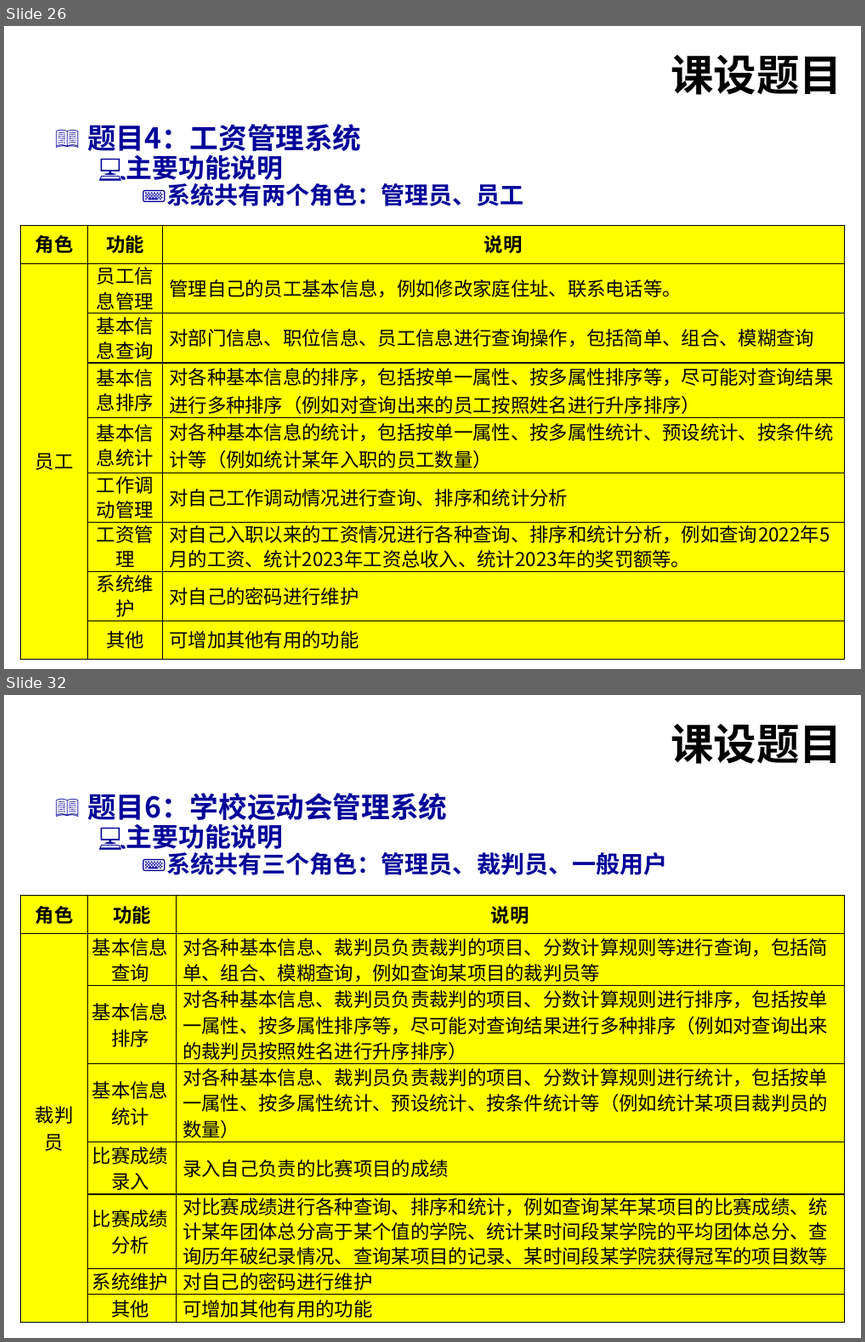
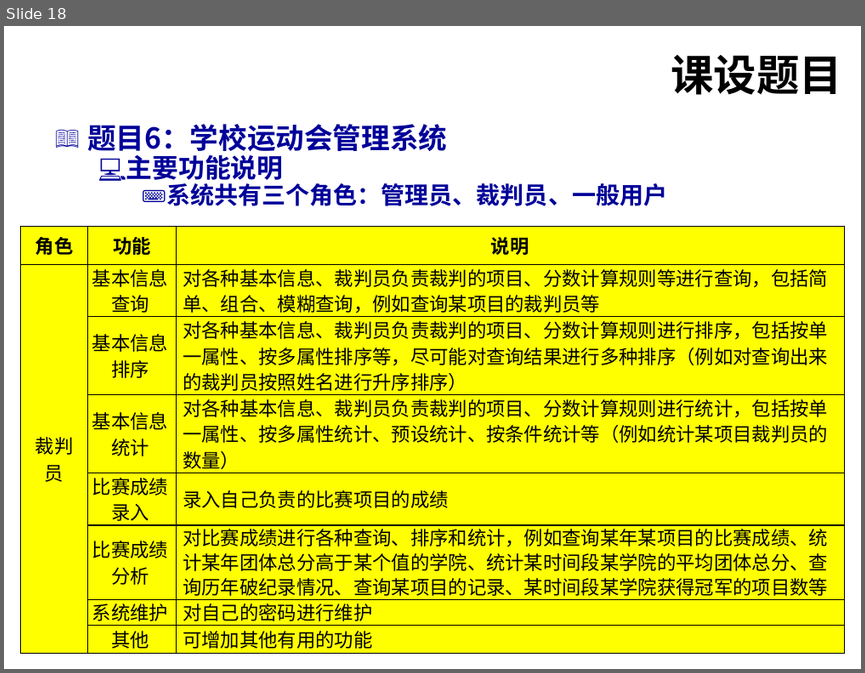
Before and after one commit to qiling-art/-, a slide deck: 《程序设计基础（C语言）课程设计》动员-2024.pptx. Shown one above the other, each under a label of ours: slides 26 and 32 before the commit, slide 18 after it; the slides between them are not shown. The pictures are 865x1342 and 865x673 pixels, drawn with LibreOffice and Linux fonts; fonts in the diff are those of the drawing; background and template pictures are left out. Boxes give left, top, right and bottom in pixels: in the first picture for what was removed or moved away, otherwise in the second. Text is boxed around its words. In the diff, an @@ line names an element or a change of style, - is before the commit and + after.

```diff
--- a/《程序设计基础（C语言）课程设计》动员-2024.pptx
+++ b/《程序设计基础（C语言）课程设计》动员-2024.pptx
@@ slide 26 removed at bbox=[4, 26, 861, 669], background picture (left out); not listed: 1 template element that a slide beside it also shows @@
@@ title removed at bbox=[670, 55, 842, 95] @@
-课设题目
@@ text removed at bbox=[87, 124, 524, 206] @@
-📖 题目4：工资管理系统
-  💻 主要功能说明
-    ⌨ 系统共有两个角色：管理员、员工
@@ table removed at bbox=[21, 225, 844, 652], 9 rows, 3 columns @@
-角色 | 功能 | 说明
-员工 | 员工信息管理 | 管理自己的员工基本信息，例如修改家庭住址、联系电话等。
- | 基本信息查询 | 对部门信息、职位信息、员工信息进行查询操作，包括简单、组合、模糊查询
- | 基本信息排序 | 对各种基本信息的排序，包括按单一属性、按多属性排序等，尽可能对查询结果进行多种排序（例如对查询出来的员工按照姓名进行升序排序）
- | 基本信息统计 | 对各种基本信息的统计，包括按单一属性、按多属性统计、预设统计、按条件统计等（例如统计某年入职的员工数量）
- | 工作调动管理 | 对自己工作调动情况进行查询、排序和统计分析
- | 工资管理 | 对自己入职以来的工资情况进行各种查询、排序和统计分析，例如查询2022年5月的工资、统计2023年工资总收入、统计2023年的奖罚额等。
- | 系统维护 | 对自己的密码进行维护
- | 其他 | 可增加其他有用的功能
@@ what was slide 32 is now slide 18 @@
```
Also in this commit, not shown: 1 slide added, 14 other slides removed, 2 other files.
